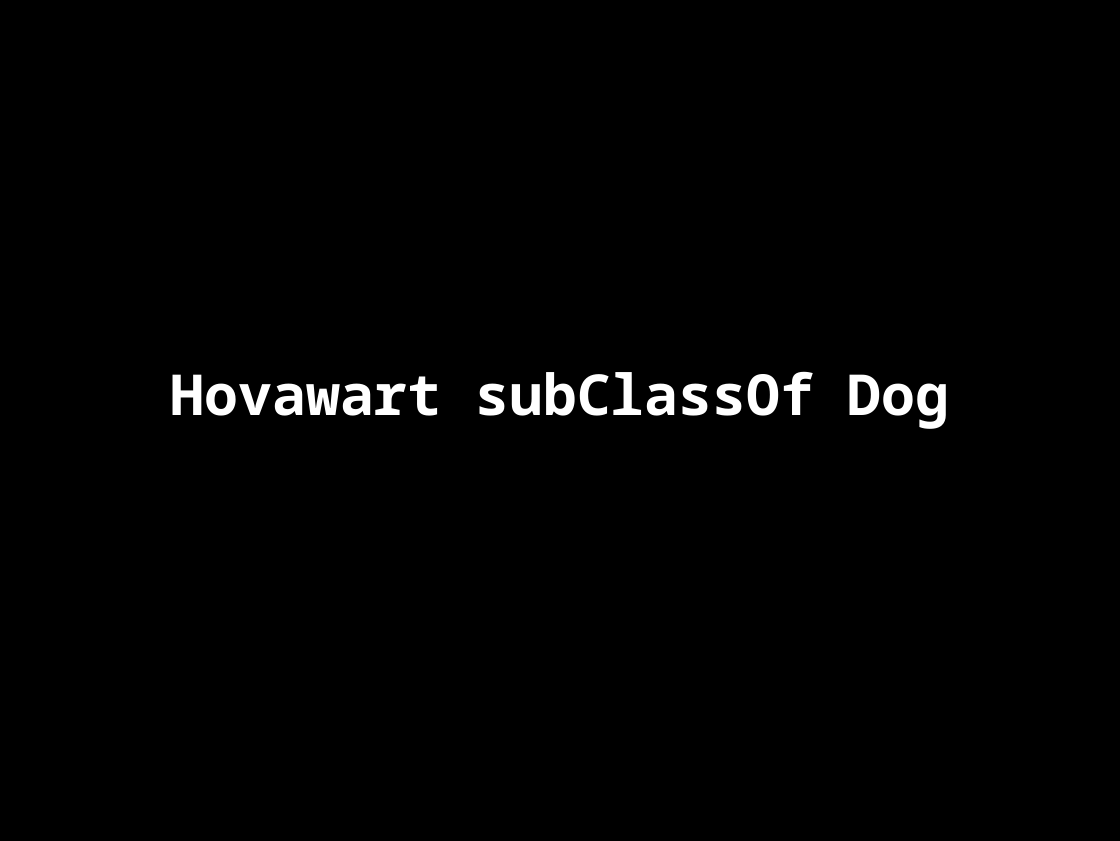
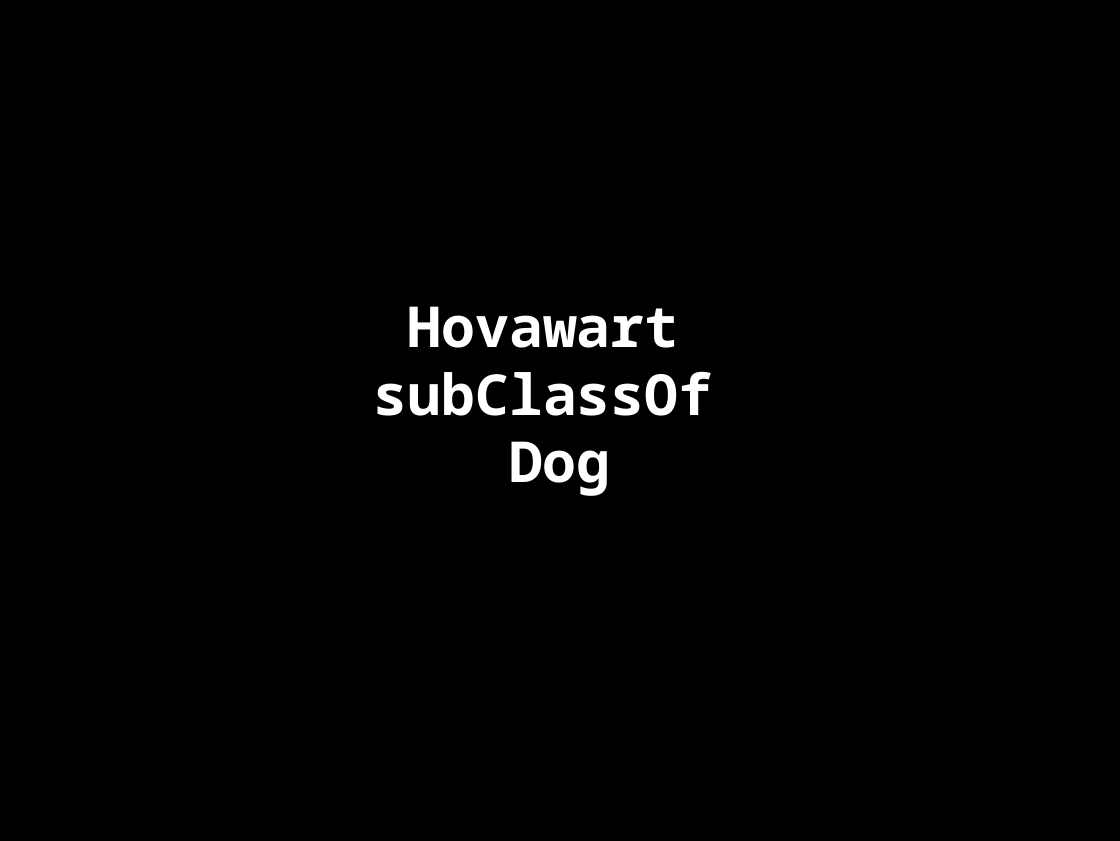
Before and after one commit to danja/hyperdata-2015, a slide deck: slide 37 of docs/salzburg/slides.odp (slide 32 before the commit). Drawn at 1120x841 pixels with LibreOffice and Linux fonts; fonts in the diff are those of the drawing. Boxes give left, top, right and bottom in pixels: in the first picture for what was removed or moved away, otherwise in the second. Text is boxed around its words. In the diff, an @@ line names an element or a change of style, - is before the commit and + after.

```diff
--- a/docs/salzburg/slides.odp
+++ b/docs/salzburg/slides.odp
@@ subtitle at bbox=[374, 306, 713, 496]: text changed @@
-Hovawart subClassOf Dog
+Hovawart
+subClassOf
+Dog
```
Also in this commit, not shown: 13 other slides changed, 11 slides added, 11 other files.
